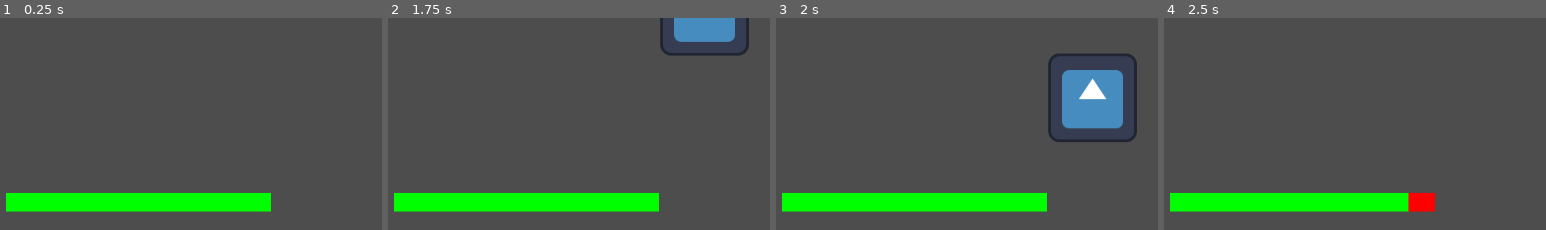
Above: before the commit, frames 1-4 (left to right).
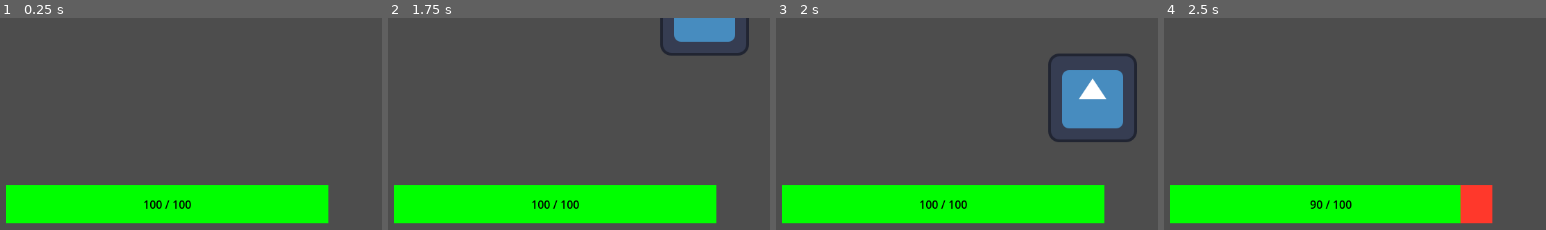
Above: after the commit, the same moments.

Repository: jtmchenry/2D-Roguelike-Game-Game-Jam-2025
Game: Godot game, scene res://levels/sandbox.tscn
Same seed, same stepped clock (60 frames per second), same inputs: the game is played once before the commit and once after it. The engine's default icon, where the game draws it, is replaced by a stand-in: a white triangle on a blue panel in a dark square.
Inputs:
- Up to frame 1 (0.25 s): no input
- Up to frame 2 (1.75 s): hold Right (move_right) 0.53-1.28 s; hold Down (move_down) from 1.28 s (still down)
- Up to frame 3 (2 s): keep holding Down (move_down)
- Up to frame 4 (2.5 s): release Down (move_down) at 2.03 s; hold Right (move_right) from 2.03 s (still down)
The pictures show only the part of the screen within x 0-50%, y 50-100%; the shares and areas given below are measured in that part.

The runs differ from the first frame. In frame 1, 9.9% of the frame differs, in the area x 1-87%, y 78-98%; in frame 2, 9.9%; in frame 3, 9.9%; in frame 4, 11%.

Commit message:
Refactor how health information is stored

Diff:
--- /dev/null
+++ b/2d-roguelike/components/health.gd
@@ -0,0 +1,20 @@
+extends Node
+class_name Health
+
+@export var max_health: int = 100
+@export var health: int = 100:
+	set(value):
+		health = clamp(value, 0, max_health)
+
+signal health_changed(current: int, max: int)
+signal died
+
+func hit(amount: int):
+	health -= amount
+	emit_signal("health_changed", health, max_health)
+	if health == 0:
+		emit_signal("died")
+
+func heal(amount: int):
+	health += amount
+	emit_signal("health_changed", health, max_health)
--- /dev/null
+++ b/2d-roguelike/components/health.tscn
@@ -0,0 +1,6 @@
+[gd_scene load_steps=2 format=3 uid="uid://mnhqgkcmcr5d"]
+
+[ext_resource type="Script" uid="uid://dmclbc7561otd" path="res://components/health.gd" id="1_ledv5"]
+
+[node name="Health" type="Node"]
+script = ExtResource("1_ledv5")
--- a/2d-roguelike/levels/sandbox.tscn
+++ b/2d-roguelike/levels/sandbox.tscn
@@ -1,11 +1,14 @@
 [gd_scene load_steps=5 format=3 uid="uid://blr5cemfmikr4"]
 
+[ext_resource type="PackedScene" uid="uid://bi0wmrp1kqfxp" path="res://ui/hud/hud.tscn" id="1_85hcc"]
 [ext_resource type="PackedScene" uid="uid://bm1ipexiutcqk" path="res://player/player.tscn" id="1_wfhpi"]
 [ext_resource type="PackedScene" uid="uid://fhqdcygqhv8m" path="res://monster/monster.tscn" id="1_whpuv"]
 [ext_resource type="PackedScene" uid="uid://did71n6w1nejf" path="res://player/Bullet.tscn" id="3_7he1i"]
 [ext_resource type="PackedScene" uid="uid://x5bexxsssvfh" path="res://ui/player_health_bar.tscn" id="3_85hcc"]
 
 [node name="Sandbox" type="Node2D"]
+
+[node name="HUD" parent="." instance=ExtResource("1_85hcc")]
 
 [node name="Monster" parent="." instance=ExtResource("1_whpuv")]
 position = Vector2(965, 464)
@@ -15,7 +18,3 @@
 
 [node name="Player" parent="." instance=ExtResource("1_wfhpi")]
 position = Vector2(106, 103)
-
-[node name="CanvasLayer" type="CanvasLayer" parent="."]
-
-[node name="PlayerHealthBar" parent="CanvasLayer" instance=ExtResource("3_85hcc")]
--- a/2d-roguelike/monster/monster.gd
+++ b/2d-roguelike/monster/monster.gd
@@ -26,8 +26,6 @@
 
 
 func _on_area_2d_body_entered(body: Node2D) -> void:
-	print(body)
-	print('entered')
 	if (_is_player(body)):
 		_damage_player()
 		damage_timer.start()
@@ -40,5 +38,5 @@
 	return player == body
 
 func _damage_player() -> void:
-	player.hit(damage)
+	player.health.hit(damage)
 	return
--- a/2d-roguelike/monster/monster.tscn
+++ b/2d-roguelike/monster/monster.tscn
@@ -10,8 +10,6 @@
 [node name="Monster" type="CharacterBody2D"]
 collision_layer = 2
 script = ExtResource("1_xbb8b")
-speed = null
-damage = null
 
 [node name="Timer" type="Timer" parent="."]
 
--- a/2d-roguelike/player/player.gd
+++ b/2d-roguelike/player/player.gd
@@ -3,7 +3,7 @@
 
 const SPEED = 500.0
 
-@onready var health: PlayerHealthBar = $"../CanvasLayer/PlayerHealthBar"
+@onready var health: Health = $Health
 
 func _physics_process(delta):
 	var x_direction = Input.get_axis("move_left", "move_right")
@@ -11,6 +11,3 @@
 	velocity = Vector2(x_direction, y_direction).normalized() * SPEED
 	move_and_slide()
 	return
-
-func hit(value: float) -> void:
-	health.damage(value)
--- a/2d-roguelike/player/player.tscn
+++ b/2d-roguelike/player/player.tscn
@@ -1,6 +1,7 @@
-[gd_scene load_steps=4 format=3 uid="uid://bm1ipexiutcqk"]
+[gd_scene load_steps=5 format=3 uid="uid://bm1ipexiutcqk"]
 
 [ext_resource type="Script" uid="uid://bkwrmcwsqqh7a" path="res://player/player.gd" id="1_oul6g"]
+[ext_resource type="PackedScene" uid="uid://mnhqgkcmcr5d" path="res://components/health.tscn" id="2_g1dw6"]
 [ext_resource type="Texture2D" uid="uid://4nwrgydoxh7v" path="res://icon.svg" id="2_rkbax"]
 
 [sub_resource type="CircleShape2D" id="CircleShape2D_kqu6x"]
@@ -9,6 +10,8 @@
 collision_layer = 2
 script = ExtResource("1_oul6g")
 
+[node name="Health" parent="." instance=ExtResource("2_g1dw6")]
+
 [node name="CollisionShape2D" type="CollisionShape2D" parent="."]
 scale = Vector2(5, 5)
 shape = SubResource("CircleShape2D_kqu6x")
--- /dev/null
+++ b/2d-roguelike/ui/hud/hud.tscn
@@ -0,0 +1,7 @@
+[gd_scene load_steps=2 format=3 uid="uid://bi0wmrp1kqfxp"]
+
+[ext_resource type="PackedScene" uid="uid://x5bexxsssvfh" path="res://ui/hud/player_health_bar.tscn" id="1_xmswo"]
+
+[node name="HUD" type="CanvasLayer"]
+
+[node name="PlayerHealthBar" parent="." instance=ExtResource("1_xmswo")]
--- /dev/null
+++ b/2d-roguelike/ui/hud/player_health_bar.gd
@@ -0,0 +1,23 @@
+extends ProgressBar
+class_name PlayerHealthBar
+
+var max_health: int = 0
+var current_health: int = 0
+@onready var health_src: Health = $"../../Player/Health"
+@onready var label: Label = $Label
+
+func _ready() -> void:
+	current_health = health_src.health
+	max_health = health_src.max_health
+	health_src.connect("health_changed", _handle_health_change)
+
+func _process(delta) -> void:
+	label.text = "%s / %s" % [current_health, max_health]
+	if max_health == 0:
+		return
+	value = current_health * 100 / max_health
+	return
+
+func _handle_health_change(current: int, max: int):
+	current_health = current
+	max_health = max
--- /dev/null
+++ b/2d-roguelike/ui/hud/player_health_bar.tscn
@@ -0,0 +1,40 @@
+[gd_scene load_steps=4 format=3 uid="uid://x5bexxsssvfh"]
+
+[ext_resource type="Script" uid="uid://ctx62e2lyiixs" path="res://ui/hud/player_health_bar.gd" id="1_we538"]
+
+[sub_resource type="StyleBoxFlat" id="StyleBoxFlat_nqskl"]
+bg_color = Color(1, 0.221268, 0.167056, 1)
+
+[sub_resource type="StyleBoxFlat" id="StyleBoxFlat_we538"]
+bg_color = Color(1.51131e-05, 0.99898, 0, 1)
+
+[node name="PlayerHealthBar" type="ProgressBar"]
+anchors_preset = 2
+anchor_top = 1.0
+anchor_bottom = 1.0
+offset_left = 33.0
+offset_top = -69.0
+offset_right = 498.0
+offset_bottom = -14.0
+grow_vertical = 0
+theme_override_styles/background = SubResource("StyleBoxFlat_nqskl")
+theme_override_styles/fill = SubResource("StyleBoxFlat_we538")
+value = 75.0
+show_percentage = false
+script = ExtResource("1_we538")
+
+[node name="Label" type="Label" parent="."]
+layout_mode = 1
+anchors_preset = 8
+anchor_left = 0.5
+anchor_top = 0.5
+anchor_right = 0.5
+anchor_bottom = 0.5
+offset_left = -20.0
+offset_top = -11.5
+offset_right = 20.0
+offset_bottom = 11.5
+grow_horizontal = 2
+grow_vertical = 2
+theme_override_colors/font_color = Color(0, 0, 0, 1)
+theme_override_font_sizes/font_size = 16
--- a/2d-roguelike/ui/player_health_bar.gd
+++ /dev/null
@@ -1,17 +0,0 @@
-extends ProgressBar
-class_name PlayerHealthBar
-
-@export var max_health = 100
-@export var current_health = 100:
-	set(value):
-		current_health = clamp(value, 0, max_health)
-
-func _process(delta) -> void:
-	value = current_health * 100 / max_health
-	return
-
-func damage(value) -> void:
-	current_health -= value
-
-func heal(value) -> void:
-	current_health += value
--- a/2d-roguelike/ui/player_health_bar.tscn
+++ /dev/null
@@ -1,24 +0,0 @@
-[gd_scene load_steps=4 format=3 uid="uid://x5bexxsssvfh"]
-
-[ext_resource type="Script" uid="uid://ctx62e2lyiixs" path="res://ui/player_health_bar.gd" id="1_we538"]
-
-[sub_resource type="StyleBoxFlat" id="StyleBoxFlat_nqskl"]
-bg_color = Color(1, 0, 0, 1)
-
-[sub_resource type="StyleBoxFlat" id="StyleBoxFlat_we538"]
-bg_color = Color(0, 1, 0, 1)
-
-[node name="PlayerHealthBar" type="ProgressBar"]
-anchors_preset = 2
-anchor_top = 1.0
-anchor_bottom = 1.0
-offset_left = 33.0
-offset_top = -58.0
-offset_right = 415.0
-offset_bottom = -31.0
-grow_vertical = 0
-theme_override_styles/background = SubResource("StyleBoxFlat_nqskl")
-theme_override_styles/fill = SubResource("StyleBoxFlat_we538")
-value = 75.0
-show_percentage = false
-script = ExtResource("1_we538")
Not shown, added: 2d-roguelike/components/health.gd.uid
Renamed: 2d-roguelike/ui/player_health_bar.gd.uid -> 2d-roguelike/ui/hud/player_health_bar.gd.uid
